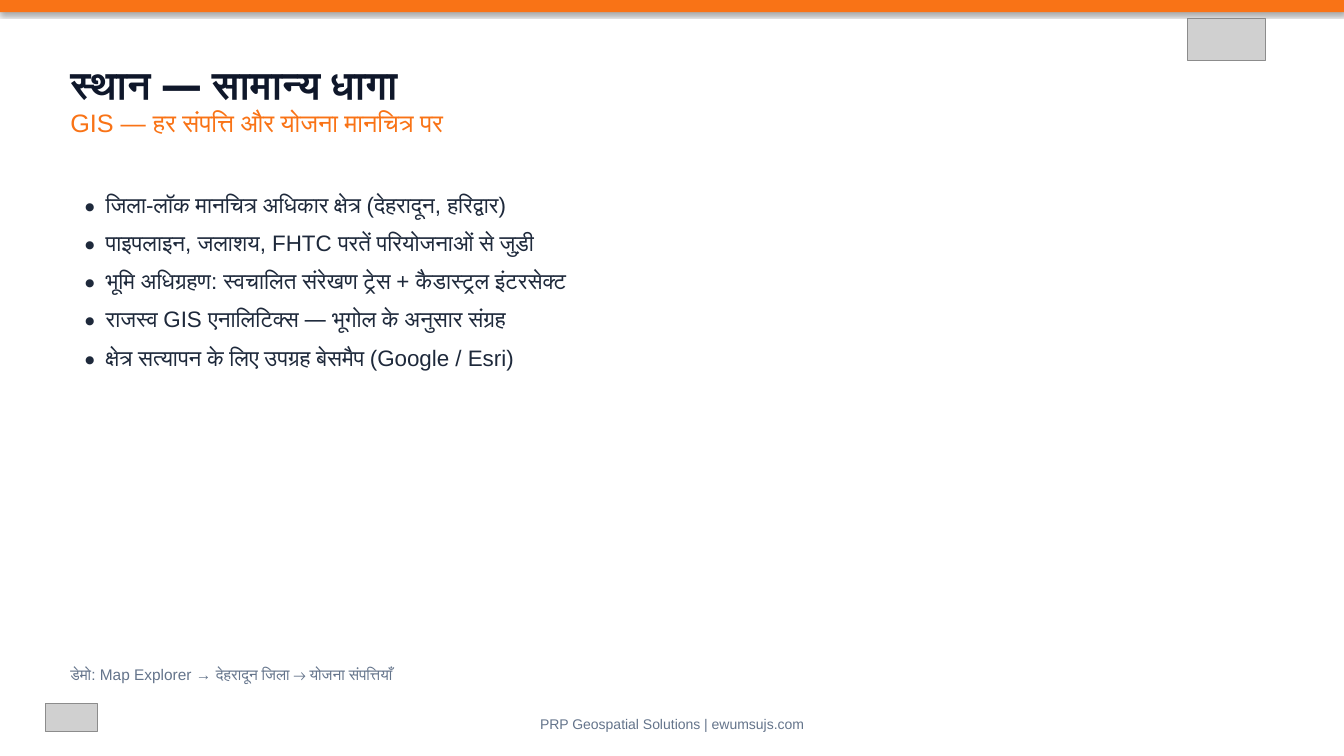
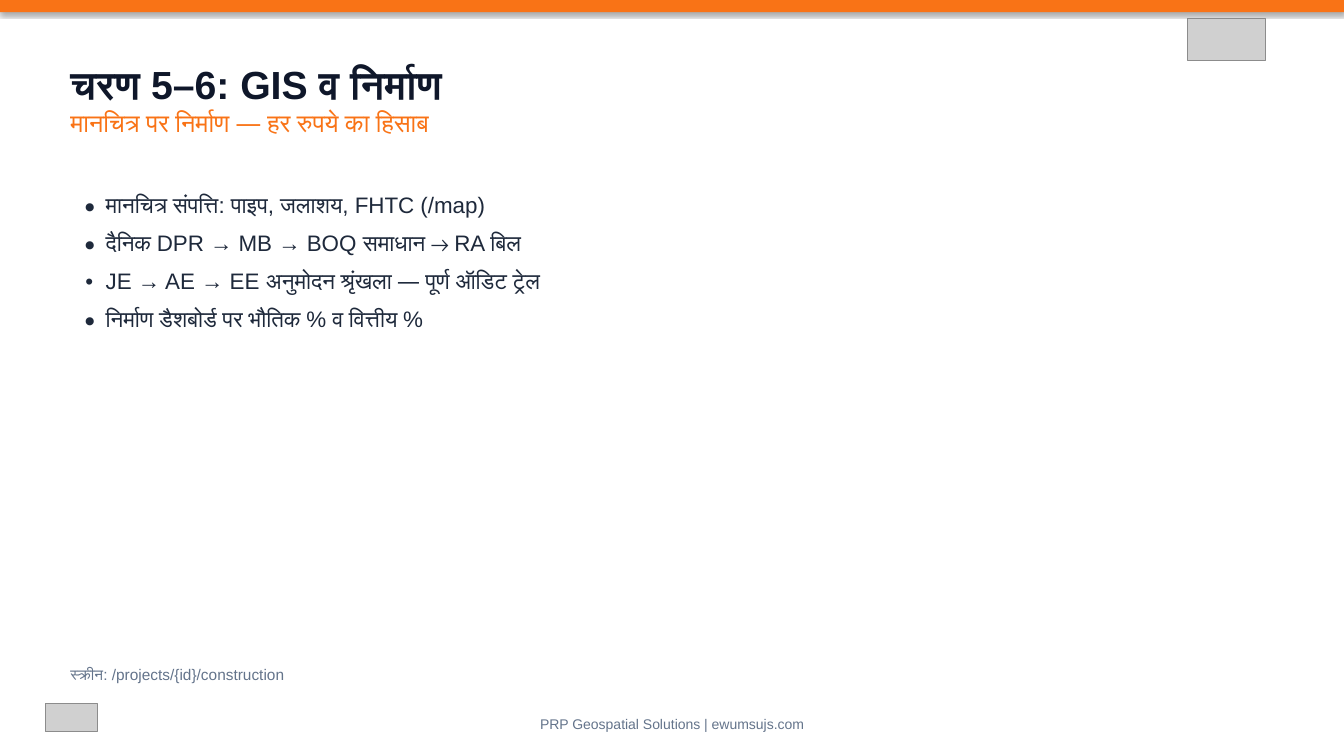
Before and after one commit to geospatialprp-dotcom/EWUMS, a slide deck: slide 7 of docs/ujs-presentation/EWUMS-UJS-Presentation-Hindi.pptx. Drawn at 1344x756 pixels with LibreOffice and Linux fonts; fonts in the diff are those of the drawing; grey boxes stand for pictures. Boxes give left, top, right and bottom in pixels: in the first picture for what was removed or moved away, otherwise in the second. Text is boxed around its words. In the diff, an @@ line names an element or a change of style, - is before the commit and + after.

```diff
--- a/docs/ujs-presentation/EWUMS-UJS-Presentation-Hindi.pptx
+++ b/docs/ujs-presentation/EWUMS-UJS-Presentation-Hindi.pptx
@@ text at box(70, 68, 442, 134): text changed @@
-स्थान — सामान्य धागा
-GIS — हर संपत्ति और योजना मानचित्र पर
+चरण 5–6: GIS व निर्माण
+मानचित्र पर निर्माण — हर रुपये का हिसाब
@@ text at box(106, 196, 540, 327): text changed @@
-• जिला-लॉक मानचित्र अधिकार क्षेत्र (देहरादून, हरिद्वार)
-• पाइपलाइन, जलाशय, FHTC परतें परियोजनाओं से जुड़ी
-• भूमि अधिग्रहण: स्वचालित संरेखण ट्रेस + कैडास्ट्रल इंटरसेक्ट
-• राजस्व GIS एनालिटिक्स — भूगोल के अनुसार संग्रह
-• क्षेत्र सत्यापन के लिए उपग्रह बेसमैप (Google / Esri)
+• मानचित्र संपत्ति: पाइप, जलाशय, FHTC (/map)
+• दैनिक DPR → MB → BOQ समाधान → RA बिल
+• JE → AE → EE अनुमोदन श्रृंखला — पूर्ण ऑडिट ट्रेल
+• निर्माण डैशबोर्ड पर भौतिक % व वित्तीय %
@@ text at box(70, 668, 284, 683): text changed @@
-डेमो: Map Explorer → देहरादून जिला → योजना संपत्तियाँ
+स्क्रीन: /projects/{id}/construction
```
Also in this commit, not shown: 7 other slides changed, 3 other files.
